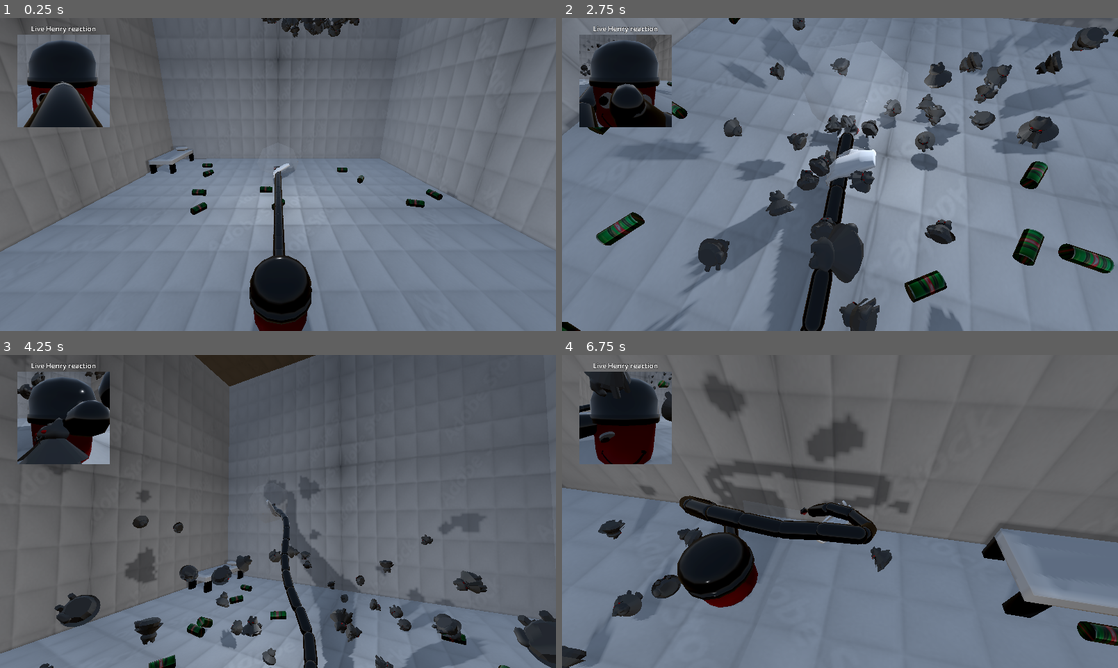
Above: before the commit, frames 1-4 (two rows, left to right).
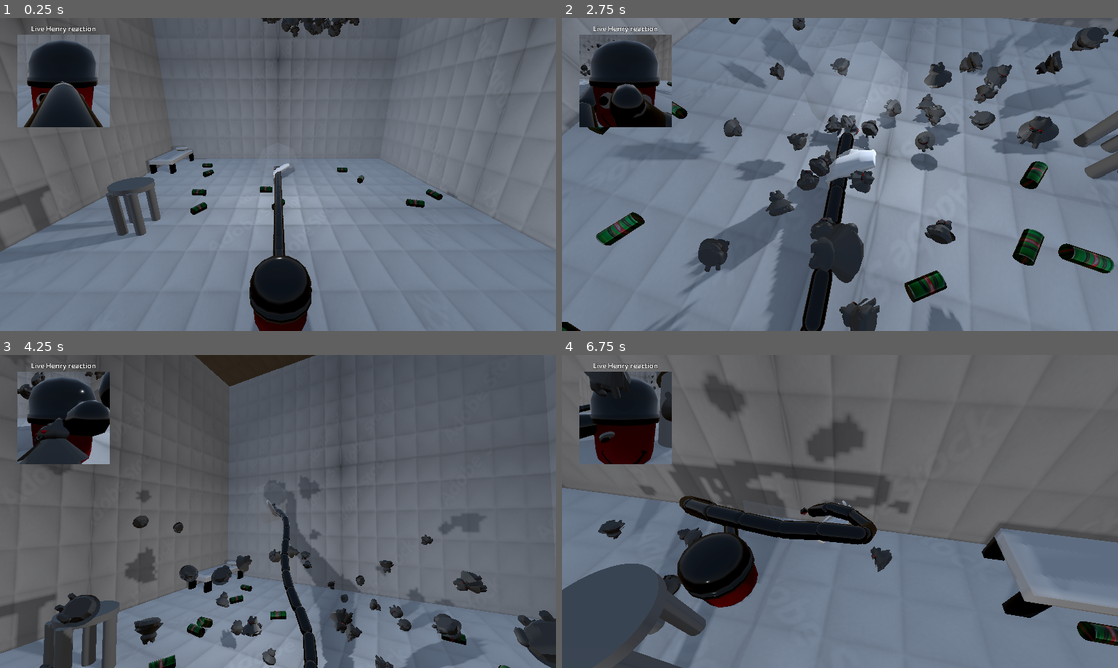
Above: after the commit, the same moments.

Repository: AleksGameJam/game-jam-2026
Game: Godot game, scene res://enemies/RoomWithEnemies.tscn
Two runs of this game, one before a commit and one after it. Both use one fixed random seed, a clock stepped at 60 frames per second and the inputs below. This scene is started directly instead of the project's main scene. Sound files missing from this copy of the repository are replaced by a short silence.
Inputs:
- Up to frame 1 (0.25 s): no input
- Up to frame 2 (2.75 s): hold E (rotate_right) 0.53-1.28 s; hold Space (turbo_mode) 0.53-1.28 s; hold Down (ui_down) 1.28-2.03 s; tap Space (turbo_mode) at 1.35 s; hold E (rotate_right) from 2.03 s (still down); hold Space (turbo_mode) from 2.03 s (still down)
- Up to frame 3 (4.25 s): release E (rotate_right) at 2.78 s; release Space (turbo_mode) at 2.78 s; hold Up (ui_up) 2.78-3.53 s; tap Space (turbo_mode) at 2.85 s; hold Q (rotate_left) from 3.53 s (still down); hold Space (turbo_mode) from 3.53 s (still down)
- Up to frame 4 (6.75 s): release Space (turbo_mode) at 4.28 s; tap Space (turbo_mode) at 4.35, 5.85 s; release Q (rotate_left) at 5.03 s; hold Down (ui_down) 5.03-5.78 s; hold Space (turbo_mode) 5.03-5.78 s; hold E (rotate_right) 5.78-6.53 s; hold Up (ui_up) from 6.53 s (still down); hold Space (turbo_mode) from 6.53 s (still down)

The runs differ from the first frame. In frame 1, 2.0% of the frame differs, in the area x 0-29%, y 50-75%; in frame 2, 0.9%; in frame 3, 2.4%; in frame 4, 7.5%, in the area x 0-36%, y 5-100%.

Commit message:
cuckstool

Diff:
--- a/enemies/RoomWithEnemies.tscn
+++ b/enemies/RoomWithEnemies.tscn
@@ -32,6 +32,14 @@
 
 [sub_resource type="WorldBoundaryShape3D" id="WorldBoundaryShape3D_5m2fx"]
 
+[sub_resource type="CylinderMesh" id="CylinderMesh_uu3oo"]
+height = 4.9799805
+
+[sub_resource type="CylinderMesh" id="CylinderMesh_0elac"]
+top_radius = 2.2
+bottom_radius = 2.2
+height = 0.5982666
+
 [node name="Room" type="Node3D" unique_id=405966503]
 script = ExtResource("1_gvfet")
 
@@ -337,3 +345,23 @@
 offset_bottom = 606.0
 theme_override_font_sizes/font_size = 120
 text = "You sucked!"
+
+[node name="MeshInstance3D" type="MeshInstance3D" parent="." unique_id=274514727]
+transform = Transform3D(1, 0, 0, 0, 1, 0, 0, 0, 1, -17.563866, -21.547672, 6.0248256)
+mesh = SubResource("CylinderMesh_uu3oo")
+
+[node name="MeshInstance3D3" type="MeshInstance3D" parent="." unique_id=348695858]
+transform = Transform3D(1, 0, 0, 0, 1, 0, 0, 0, 1, -17.929562, -21.547672, 3.4956303)
+mesh = SubResource("CylinderMesh_uu3oo")
+
+[node name="MeshInstance3D4" type="MeshInstance3D" parent="." unique_id=404683881]
+transform = Transform3D(1, 0, 0, 0, 1, 0, 0, 0, 1, -15.522033, -21.547672, 6.0248256)
+mesh = SubResource("CylinderMesh_uu3oo")
+
+[node name="MeshInstance3D5" type="MeshInstance3D" parent="." unique_id=1889541539]
+transform = Transform3D(1, 0, 0, 0, 1, 0, 0, 0, 1, -15.522033, -21.547672, 2.9682012)
+mesh = SubResource("CylinderMesh_uu3oo")
+
+[node name="MeshInstance3D6" type="MeshInstance3D" parent="." unique_id=551599995]
+transform = Transform3D(1, 0, 0, 0, 1, 0, 0, 0, 1, -16.630352, -18.97559, 4.1432323)
+mesh = SubResource("CylinderMesh_0elac")
